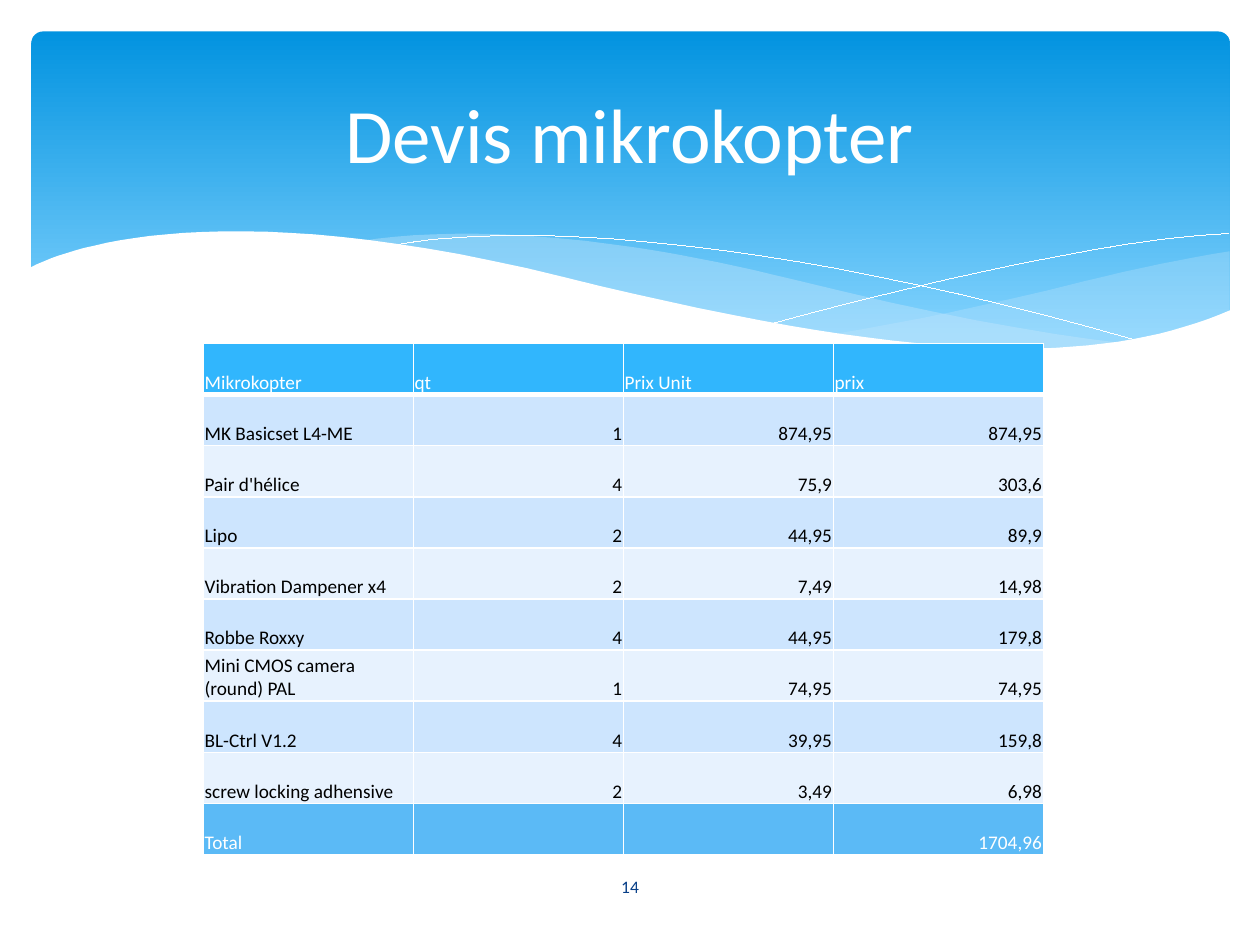
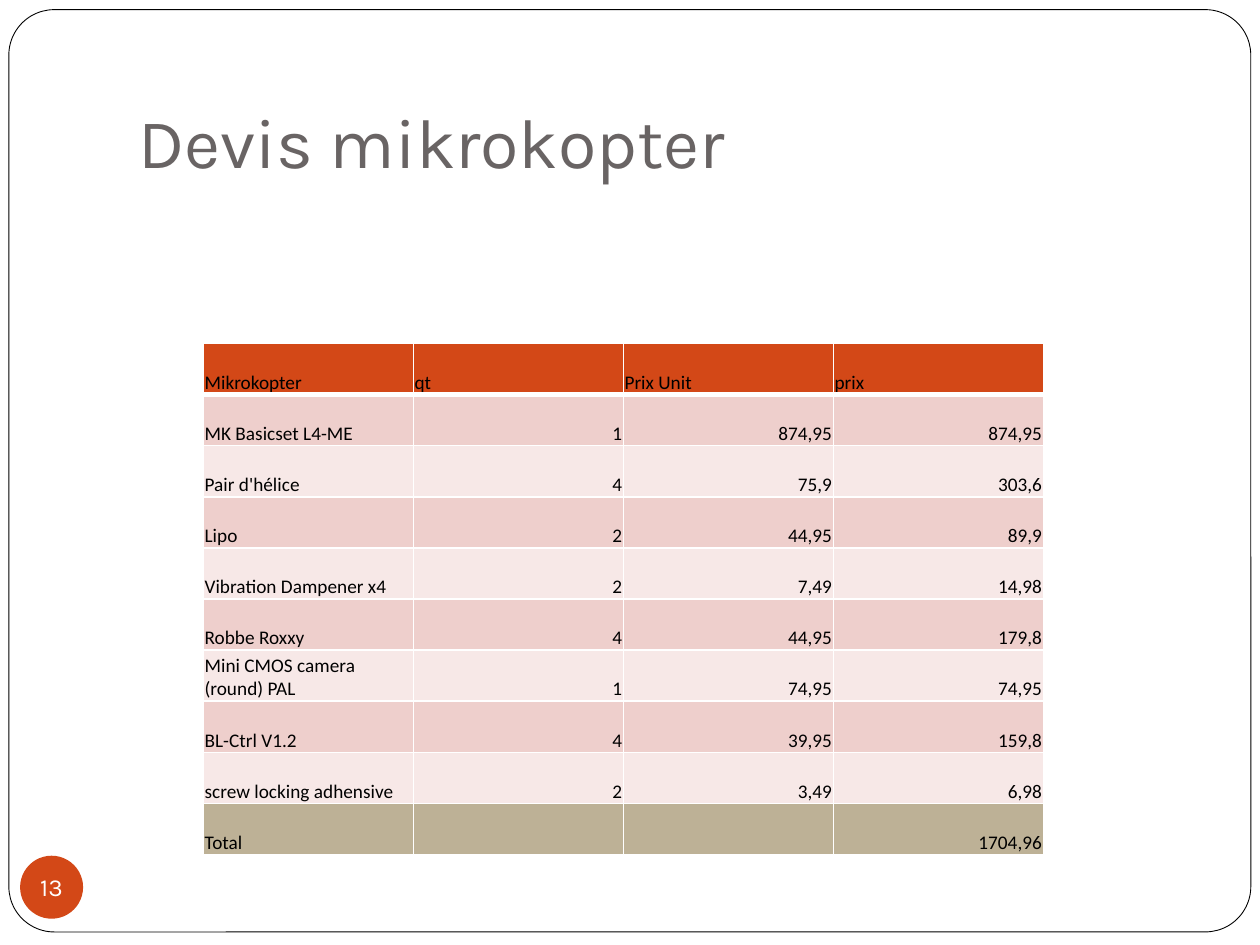
Before and after one commit to xzar/megauav2013, a slide deck: slide 13 of docs/Soutenance/PréSoutenance 0511.pptx (slide 14 before the commit). Drawn at 1260x945 pixels with LibreOffice and Linux fonts; fonts in the diff are those of the drawing. Boxes give left, top, right and bottom in pixels: in the first picture for what was removed or moved away, otherwise in the second. Text is boxed around its words. In the diff, an @@ line names an element or a change of style, - is before the commit and + after.

```diff
--- a/docs/Soutenance/PréSoutenance 0511.pptx
+++ b/docs/Soutenance/PréSoutenance 0511.pptx
@@ rounded rectangle added at [9,10,1251,932], fill #FFFFFF, outline #000000 0.5 pt @@
@@ rounded rectangle removed at [32,32,1230,372] @@
@@ title "Devis mikrokopter": place and size @@
-title "Devis mikrokopter" at [345,109,913,176]
+title "Devis mikrokopter" at [138,120,725,185]
@@ title "Devis mikrokopter" at [138,120,725,185]: size 44 to 40 pt, font Calibri to Karla, text colour #FFFFFF to #696464; alignment centre to left; vertical alignment middle to bottom @@
@@ group removed at [29,232,1231,415]: 5 freeform shapes @@
@@ table at [203,344,1045,856] @@
@@ fill #31B6FD to #D34817 in row 1 @@
@@ fill #CEE5FE to #EFCFCC in 16 cells @@
@@ fill #E8F3FF to #F7E9E8 in 16 cells @@
@@ fill #5BBAF6 to #BDB196 in row 10 @@
@@ text colour #FFFFFF to #000000 in "Mikrokopter", "qt", "Prix Unit", "prix" and 2 more places @@
@@ page number added at [20,856,83,919], fill #D34817, 14 pt, text #FFFFFF @@
+13
@@ page number removed at [621,881,639,893] @@
-14
```
Also in this commit, not shown: 12 other slides changed, 1 slide added, 2 slides removed.
